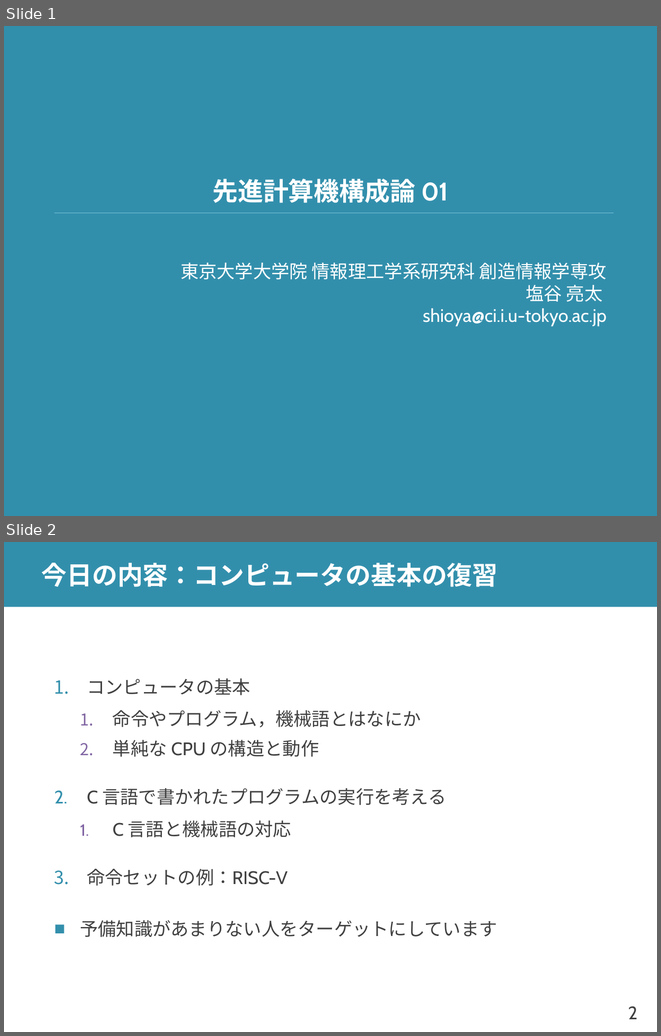
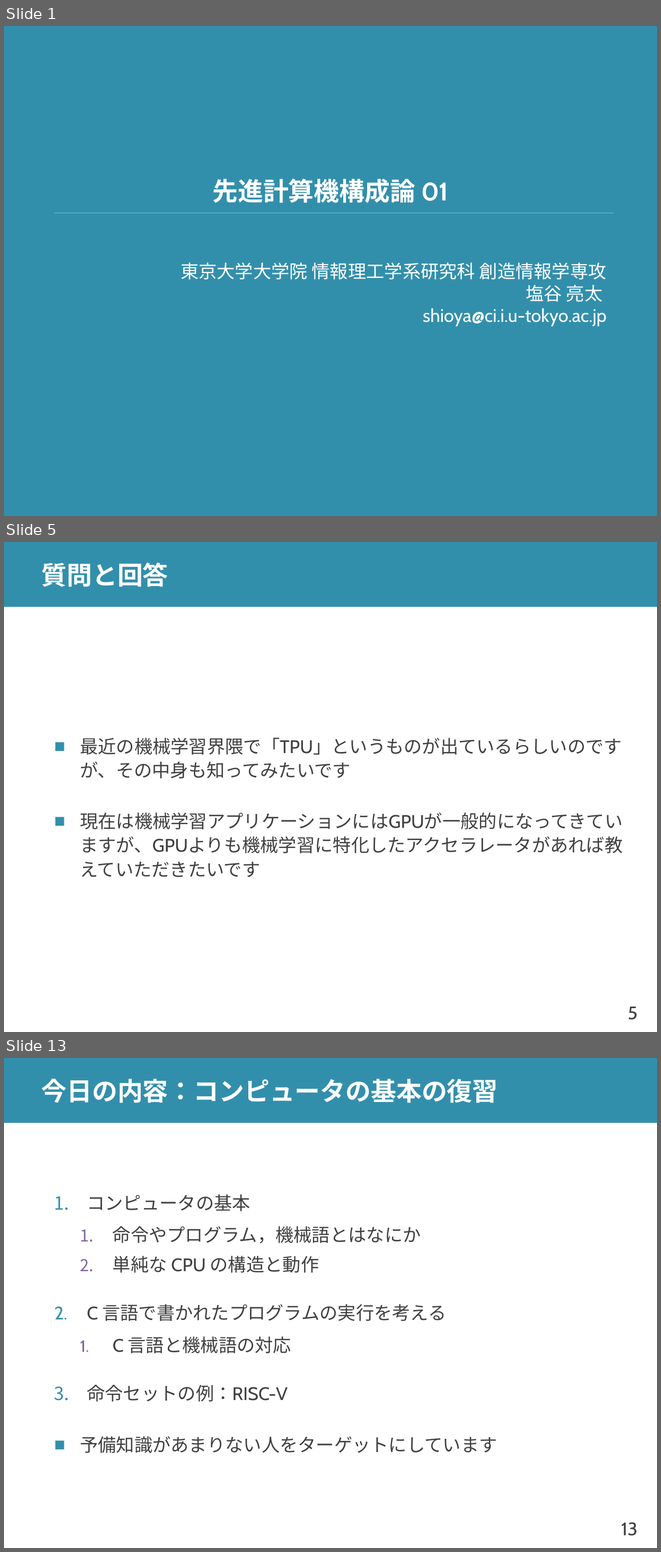
Before and after one commit to shioyadan/advanced-computer-organization, a slide deck: aco-shioya-01.pptx. Shown one above the other, each under a label of ours: slides 1 and 2 before the commit, slides 1, 5 and 13 after it; the slides between them are not shown. The pictures are 661x1036 and 661x1552 pixels, drawn with LibreOffice and Linux fonts; fonts in the diff are those of the drawing. Boxes give left, top, right and bottom in pixels: in the first picture for what was removed or moved away, otherwise in the second. Text is boxed around its words. In the diff, an @@ line names an element or a change of style, - is before the commit and + after.

```diff
--- a/aco-shioya-01.pptx
+++ b/aco-shioya-01.pptx
@@ slide 5 added at box(4, 542, 657, 1032), background #FFFFFF; not listed: 2 template elements that a slide beside it also shows @@
@@ title added at box(42, 563, 168, 587), 28 pt, text #FFFFFF, bold @@
+質問と回答
@@ text added at box(80, 738, 623, 853), 20 pt, text #404040 @@
+■ 最近の機械学習界隈で「TPU」というものが出ているらしいのですが、その中身も知ってみたいです
+■ 現在は機械学習アプリケーションにはGPUが一般的になってきていますが、GPUよりも機械学習に特化したアクセラレータがあれば教えていただきたいです
@@ what was slide 2 is now slide 13 @@
@@ page number at box(621, 1522, 637, 1536): text changed @@
-2
+13
```
Also in this commit, not shown: 6 slides changed, 11 other slides added, 1 slide removed, 1 other file.
